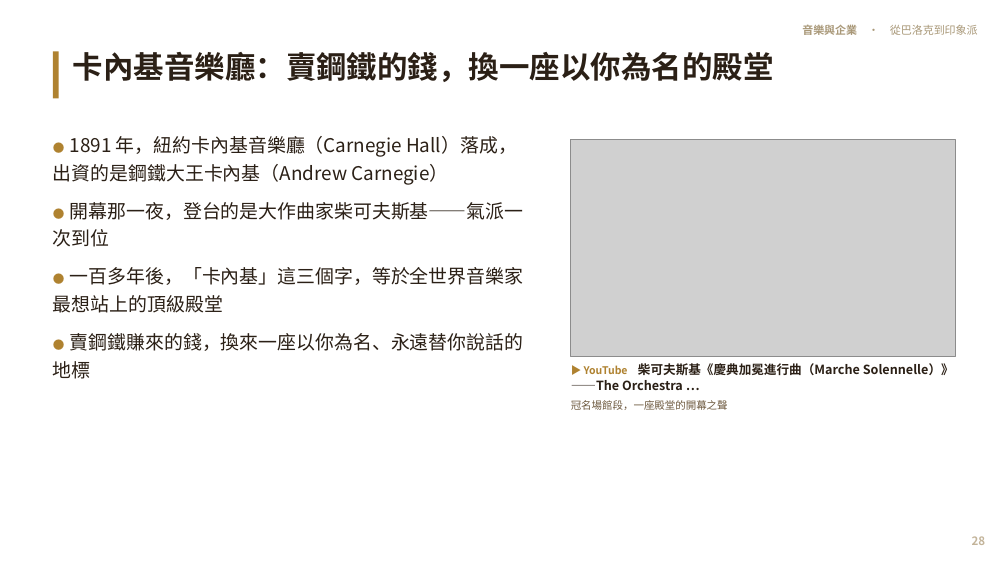
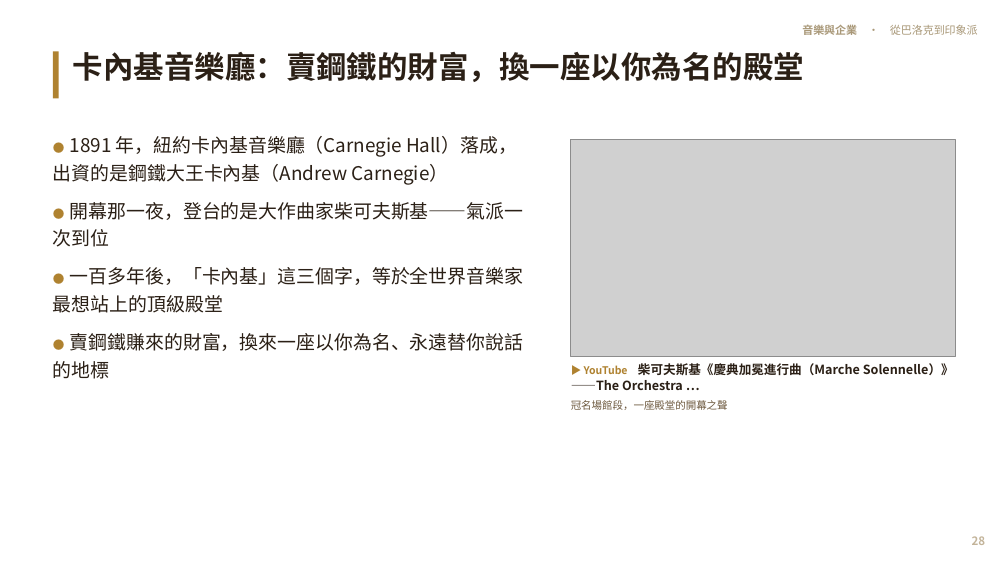
Before and after one commit to kblab2024/music-business-lecture, a slide deck: slide 28 of docs/downloads/音樂與企業-投影片.pptx. Drawn at 1008x567 pixels with LibreOffice and Linux fonts; fonts in the diff are those of the drawing; grey boxes stand for pictures. Boxes give left, top, right and bottom in pixels: in the first picture for what was removed or moved away, otherwise in the second. Text is boxed around its words. In the diff, an @@ line names an element or a change of style, - is before the commit and + after.

```diff
--- a/docs/downloads/音樂與企業-投影片.pptx
+++ b/docs/downloads/音樂與企業-投影片.pptx
@@ text at [73,52,805,82]: text changed @@
-卡內基音樂廳：賣鋼鐵的錢，換一座以你為名的殿堂
+卡內基音樂廳：賣鋼鐵的財富，換一座以你為名的殿堂
@@ text at [53,333,524,379]: text changed @@
-● 賣鋼鐵賺來的錢，換來一座以你為名、永遠替你說話的地標
+● 賣鋼鐵賺來的財富，換來一座以你為名、永遠替你說話的地標
```
Also in this commit, not shown: 28 other slides changed, 7 other files.
